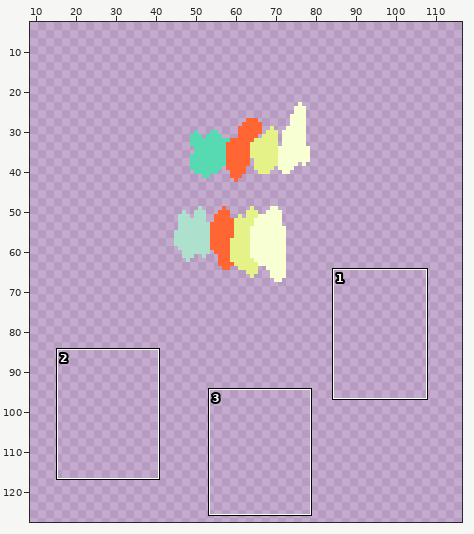
Pixel-art file, stored at Color-palletes.aseprite. Above: a wide view before the commit, with the close-up outlined.
Close-up. Before the commit:
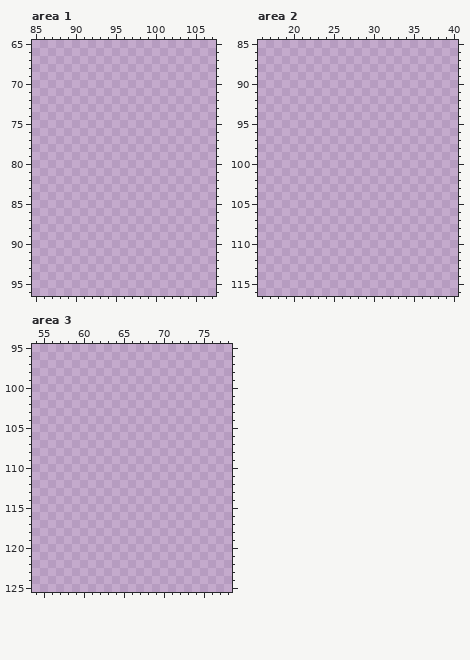
128x128 pixels, 1 frame. Colours within 5 levels of each other are drawn and written as one. Shown: area 1: x 85..107, y 65..96; area 2: x 16..40, y 85..116; area 3: x 54..78, y 95..125. The wide view leaves out empty margins. The commit also changed other parts of the picture, which this record leaves out.
The result:
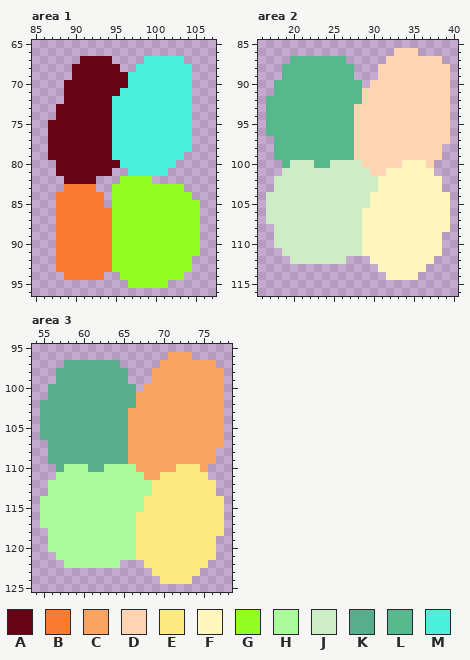
Palette (. is transparent): A #650515  B #f97c32  C #f9a462  D #ffd4b2  E #fceb82  F #fff6bd  G #93fc23  H #adfa9c  J #ceedc7  K #58ad8d  L #56b88c  M #4af1da
Changes in this commit:
Area 1:
y 67: x 91..94 .... -> AAAA; x 99..103 ..... -> MMMMM
y 68: x 90..95 ...... -> AAAAAA; x 98..104 ....... -> MMMMMMM
y 69: x 90..104 ............... -> AAAAAAAMMMMMMMM
y 70: x 89..104 ................ -> AAAAAAAAMMMMMMMM
y 71: x 89..104 ................ -> AAAAAAAMMMMMMMMM
y 72: x 89..104 ................ -> AAAAAAMMMMMMMMMM
y 73..74: x 88..104 ................. -> AAAAAAAMMMMMMMMMM
y 75..78: x 87..104 .................. -> AAAAAAAAMMMMMMMMMM
y 79: x 87..103 ................. -> AAAAAAAAMMMMMMMMM
y 80: x 88..102 ............... -> AAAAAAAAMMMMMMM
y 81: x 88..94 ....... -> AAAAAAA; x 97..101 ..... -> MMMMM
y 82: x 89..92 .... -> AAAA; x 96..99 .... -> GGGG
y 83: x 89..92 .... -> BBBB; x 95..103 ......... -> GGGGGGGGG
y 84: x 88..93 ...... -> BBBBBB; x 95..104 .......... -> GGGGGGGGGG
y 85: x 88..93 ...... -> BBBBBB; x 95..105 ........... -> GGGGGGGGGGG
y 86..91: x 88..105 .................. -> BBBBBBBGGGGGGGGGGG
y 92..93: x 88..104 ................. -> BBBBBBBGGGGGGGGGG
y 94: x 89..93 ..... -> BBBBB; x 96..103 ........ -> GGGGGGGG
y 95: x 97..101 ..... -> GGGGG
Area 2:
y 86: x 33..35 ... -> DDD
y 87: x 20..26 ....... -> LLLLLLL; x 32..38 ....... -> DDDDDDD
y 88..89: x 19..27 ......... -> LLLLLLLLL; x 31..39 ......... -> DDDDDDDDD
y 90: x 18..28 ........... -> LLLLLLLLLLL; x 30..39 .......... -> DDDDDDDDDD
y 91: x 18..39 ...................... -> LLLLLLLLLLLDDDDDDDDDDD
y 92: x 17..39 ....................... -> LLLLLLLLLLLLDDDDDDDDDDD
y 93..96: x 17..39 ....................... -> LLLLLLLLLLLDDDDDDDDDDDD
y 97: x 18..39 ...................... -> LLLLLLLLLLDDDDDDDDDDDD
y 98..99: x 18..38 ..................... -> LLLLLLLLLLDDDDDDDDDDD
y 100: x 19..37 ................... -> LJJJLLJJJJDDDDDFFFD
y 101: x 19..37 ................... -> JJJJJJJJJJJDDFFFFFF
y 102..103: x 18..38 ..................... -> JJJJJJJJJJJJJFFFFFFFF
y 104..105: x 17..39 ....................... -> JJJJJJJJJJJJJFFFFFFFFFF
y 106..107: x 17..39 ....................... -> JJJJJJJJJJJJFFFFFFFFFFF
y 108: x 18..39 ...................... -> JJJJJJJJJJJFFFFFFFFFFF
y 109..110: x 18..38 ..................... -> JJJJJJJJJJJFFFFFFFFFF
y 111: x 19..38 .................... -> JJJJJJJJJJFFFFFFFFFF
y 112: x 20..26 ....... -> JJJJJJJ; x 30..37 ........ -> FFFFFFFF
y 113: x 31..36 ...... -> FFFFFF
y 114: x 32..35 .... -> FFFF
Area 3:
y 96: x 71..73 ... -> CCC
y 97: x 58..64 ....... -> KKKKKKK; x 70..76 ....... -> CCCCCCC
y 98..99: x 57..65 ......... -> KKKKKKKKK; x 69..77 ......... -> CCCCCCCCC
y 100: x 56..66 ........... -> KKKKKKKKKKK; x 68..77 .......... -> CCCCCCCCCC
y 101: x 56..77 ...................... -> KKKKKKKKKKKCCCCCCCCCCC
y 102: x 55..77 ....................... -> KKKKKKKKKKKKCCCCCCCCCCC
y 103..106: x 55..77 ....................... -> KKKKKKKKKKKCCCCCCCCCCCC
y 107: x 56..77 ...................... -> KKKKKKKKKKCCCCCCCCCCCC
y 108..109: x 56..76 ..................... -> KKKKKKKKKKCCCCCCCCCCC
y 110: x 57..75 ................... -> KHHHKKHHHHCCCCCEEEC
y 111: x 57..75 ................... -> HHHHHHHHHHHCCEEEEEE
y 112..113: x 56..76 ..................... -> HHHHHHHHHHHHHEEEEEEEE
y 114..115: x 55..77 ....................... -> HHHHHHHHHHHHHEEEEEEEEEE
y 116..117: x 55..77 ....................... -> HHHHHHHHHHHHEEEEEEEEEEE
y 118: x 56..77 ...................... -> HHHHHHHHHHHEEEEEEEEEEE
y 119..120: x 56..76 ..................... -> HHHHHHHHHHHEEEEEEEEEE
y 121: x 57..76 .................... -> HHHHHHHHHHEEEEEEEEEE
y 122: x 58..64 ....... -> HHHHHHH; x 68..75 ........ -> EEEEEEEE
y 123: x 69..74 ...... -> EEEEEE
y 124: x 70..73 .... -> EEEE
Pixel boxes of the changes (left, top, right, bottom) in both close-ups:
added: (48, 56, 200, 288)
added: (266, 48, 450, 280)
added: (40, 352, 224, 584)
